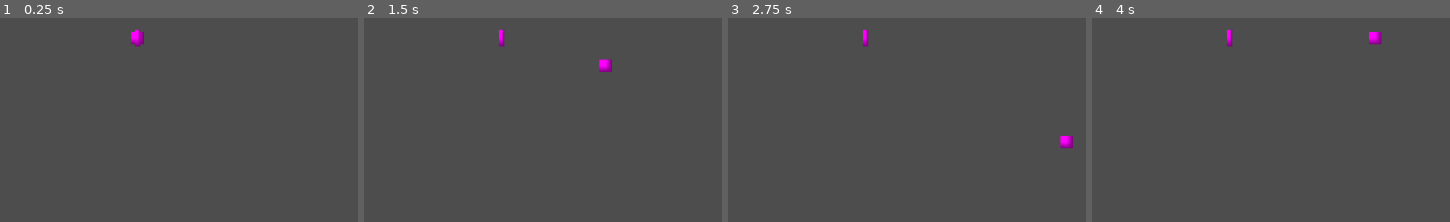
Above: before the commit, frames 1-4 (left to right).
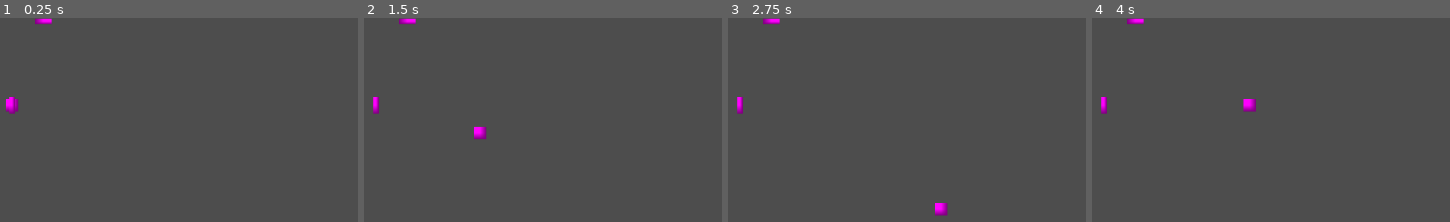
Above: after the commit, the same moments.

Repository: Utedass/PaDoor
Game: Godot game, scene res://main.tscn
The game is run twice, just before and just after one commit, with the same random seed, the same clock (stepped at 60 frames per second) and the same inputs.
Inputs:
- Up to frame 1 (0.25 s): no input
- Up to frame 2 (1.5 s): tap Enter at 0.5 s; hold Right (ui_right) 0.53-1.28 s; hold Down (ui_down) from 1.28 s (still down)
- Up to frame 3 (2.75 s): tap Space at 2 s; release Down (ui_down) at 2.03 s; hold Right (ui_right) from 2.03 s (still down)
- Up to frame 4 (4 s): release Right (ui_right) at 2.78 s; hold Up (ui_up) 2.78-3.53 s; hold Left (ui_left) from 3.53 s (still down)

The runs differ from the first frame. In frame 1, 0.6% of the frame differs, in the area x 1-41%, y 0-48%; in frame 2, 0.8%; in frame 3, 0.9%, in the area x 2-97%, y 0-98%; in frame 4, 0.9%.

Commit message:
Only use map name, not path. Check if empty. Don't load if target door is missing.

Diff:
--- a/maps/map_forest.tscn
+++ b/maps/map_forest.tscn
@@ -1,3 +1,10 @@
-[gd_scene format=3 uid="uid://erqa7l1fmfea"]
+[gd_scene load_steps=2 format=3 uid="uid://erqa7l1fmfea"]
+
+[ext_resource type="PackedScene" uid="uid://cncis7fu1ql2m" path="res://objects/door.tscn" id="1_oc73s"]
 
 [node name="MapForest" type="Node2D"]
+
+[node name="Door" parent="." instance=ExtResource("1_oc73s")]
+door_id = "south_entrance"
+target_scene = "map_town"
+target_door_id = "north_entrance"
--- a/maps/map_town.tscn
+++ b/maps/map_town.tscn
@@ -4,10 +4,15 @@
 
 [node name="MapTown" type="Node2D"]
 
-[node name="Door" parent="." instance=ExtResource("1_sh6vf")]
-position = Vector2(233, 29)
+[node name="DoorStart" parent="." instance=ExtResource("1_sh6vf")]
+position = Vector2(52, 126)
 door_id = "start"
-target_scene = "res://maps/map_forest.tscn"
-target_door_id = "entrance_south"
 
 [node name="TileMapLayer" type="TileMapLayer" parent="."]
+
+[node name="DoorForest" parent="." instance=ExtResource("1_sh6vf")]
+position = Vector2(97, 5)
+rotation = 1.57079
+door_id = "north_entrance"
+target_scene = "map_forest"
+target_door_id = "south_entrance"
--- a/scripts/door.gd
+++ b/scripts/door.gd
@@ -12,8 +12,8 @@
 
 func _ready():
 	add_to_group("doors")
+	await get_tree().create_timer(0.2).timeout
 	connect("body_entered", _on_body_entered)
-	await get_tree().create_timer(0.2).timeout
 	active = true
 
 func _on_body_entered(body):
--- a/scripts/map_manager.gd
+++ b/scripts/map_manager.gd
@@ -1,28 +1,34 @@
 extends Node
 
-var player
-var current_map
+var player: CharacterBody2D
+var current_map: Node2D
 
 func _ready():
 	player = $"../Player"
-	load_map("res://maps/map_town.tscn", "start")
+	load_map("map_town", "start")
 
-func load_map(scene_path: String, entry_id: String):
-	if current_map:
-		current_map.queue_free()
+func load_map(scene_name: String, entry_id: String):
+	if scene_name == "":
+		return
 
-	current_map = load(scene_path).instantiate()
-	#current_map = load("res://maps/map_forest.tscn").instantiate()
-	#current_map = load("res://maps/map_town.tscn").instantiate()
-	add_child(current_map)
+	var full_scene_path = "res://maps/" + scene_name + ".tscn"
+
+	var new_map = load(full_scene_path).instantiate()
+	add_child(new_map)
 
 	# Wait a frame so nodes are ready
 	await get_tree().process_frame
-
-	for door in current_map.get_tree().get_nodes_in_group("doors"):
+	var target_found: bool = false
+	for door in new_map.get_tree().get_nodes_in_group("doors"):
 		door.connect("door_triggered", _on_door_triggered)
 		if door.door_id == entry_id:
+			target_found = true
 			player.global_position = door.global_position
+	if not target_found:
+		return
+	if current_map:
+		current_map.queue_free()
+	current_map = new_map
 
-func _on_door_triggered(scene_path, target_id):
-	load_map(scene_path, target_id)
+func _on_door_triggered(scene_name, target_id):
+	load_map(scene_name, target_id)
